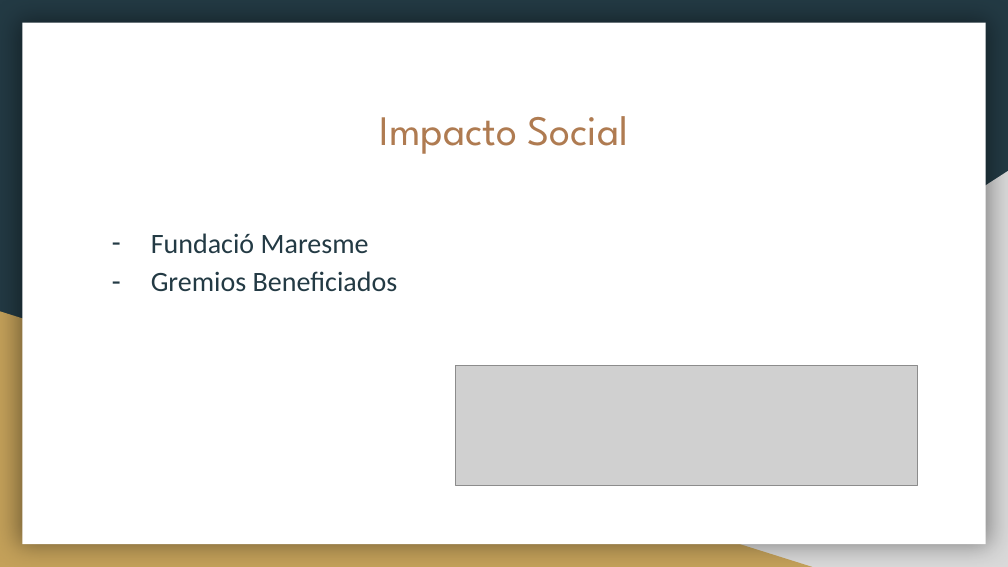
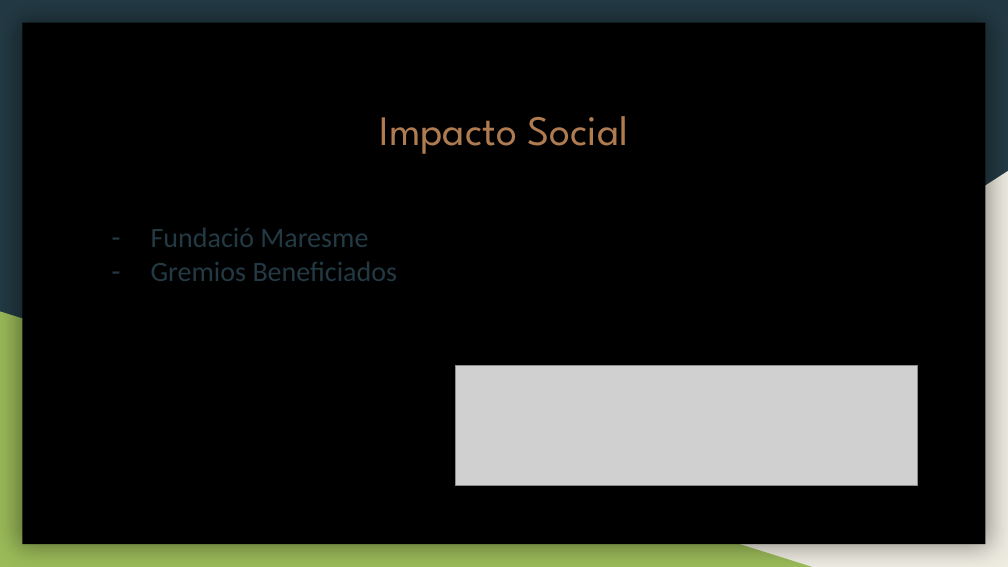
Before and after one commit to SomHackathon18/somhackathon18-feedroute, a slide deck: slide 7 of FeedRoute.pptx. Drawn at 1008x567 pixels with LibreOffice and Linux fonts; fonts in the diff are those of the drawing; grey boxes stand for pictures. Boxes give left, top, right and bottom in pixels: in the first picture for what was removed or moved away, otherwise in the second. Text is boxed around its words. In the diff, an @@ line names an element or a change of style, - is before the commit and + after.

```diff
--- a/FeedRoute.pptx
+++ b/FeedRoute.pptx
@@ rectangle at <box>22,23,986,544</box>: fill #FFFFFF to #000000 @@
@@ right triangle at <box>395,171,1008,567</box>: fill #D9D9D9 to #EEECE1 @@
@@ text "Fundació Maresme" at <box>151,228,398,281</box>: line spacing 1.15 to 1 @@
@@ right triangle at <box>0,311,812,567</box>: fill #C4A15A to #9BBB59 @@
```
Also in this commit, not shown: 6 other slides changed, 1 slide added, 1 slide removed.
